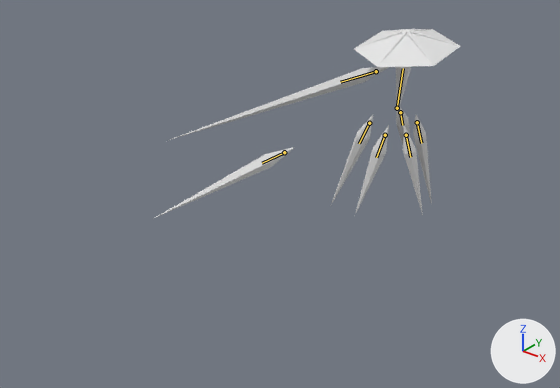
An edit to the glTF model glb_imports/ClarityDressShardsMaster.glb, drawn before and after from the same camera.
Camera for both pictures: a camera (50 mm lens) standing at (50.0, -88.1, 40.0) and looking at (-5.6, -18.6, -3.1). Lighting does not change. The marker at lower right points along +X, +Y and +Z. The picture after the commit comes second. Both versions are drawn at frame 65 of the action 'SingleShardSequence1'; the numbers are the values there. The bones that change, and the others that lie on the model, are drawn over the model as lines.

Names of what the first picture shows: 'Arm', 'BackLeft', 'BackRight', 'FrontLeft', 'FrontRight', 'Hat', 'MiddleLeft', 'MiddleRight' and 1 more.
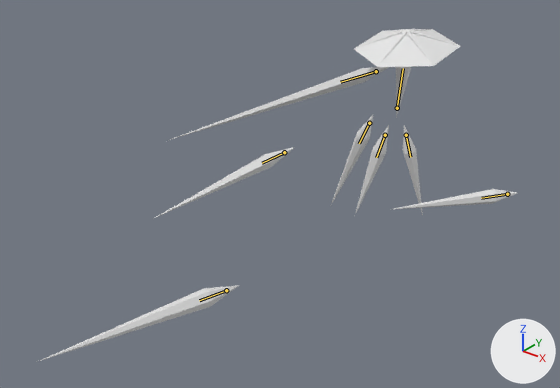
The change, as a diff of the scene's bpy script:
```diff
--- a/glb_imports/ClarityDressShardsMaster.glb.py
+++ b/glb_imports/ClarityDressShardsMaster.glb.py
@@ bone_middle_l @@
 bone_middle_l = bpy.data.objects['Armature'].pose.bones['Middle.L']
-bone_middle_l.location = (1.23, -0.38, -2.07)
-bone_middle_l.rotation_quaternion = (0.925, -0.253, -0.275, -0.063)  # degrees (-31, -33, 2)
+bone_middle_l.location = (-8.9, 11.04, -4.9)
+bone_middle_l.rotation_quaternion = (0.633, 0.527, -0.152, -0.546)  # degrees (64, 22, -67)
@@ bone_back_l @@
 bone_back_l = bpy.data.objects['Armature'].pose.bones['Back.L']
-bone_back_l.location = (1.89, -1.2, -0.57)
-bone_back_l.rotation_quaternion = (0.925, -0.244, -0.256, -0.135)  # degrees (-27, -33, -9)
+bone_back_l.location = (0.66, -4.81, 40.43)
+bone_back_l.rotation_quaternion = (0.103, 0.341, 0.556, 0.751)  # degrees (81, -23, 144)
```

Pixel boxes (x1, y1, x2, y2) of what changed, in the pictures (560 x 388 px):
'BackLeft', posed
    before: (396, 107, 410, 144)
    after: (37, 285, 239, 362)
'MiddleLeft', posed
    before: (413, 115, 432, 204)
    after: (394, 189, 517, 209)
bone 'Middle.L', root to tip
    before: (417, 122) to (421, 143)
    after: (507, 194) to (481, 198)
bone 'Back.L', root to tip
    before: (400, 112) to (402, 125)
    after: (226, 290) to (199, 300)
